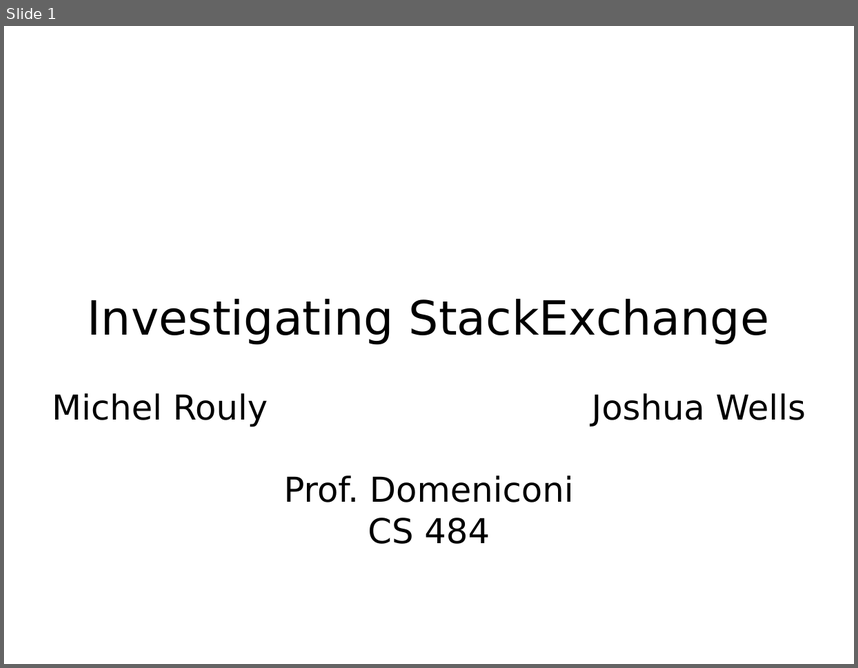
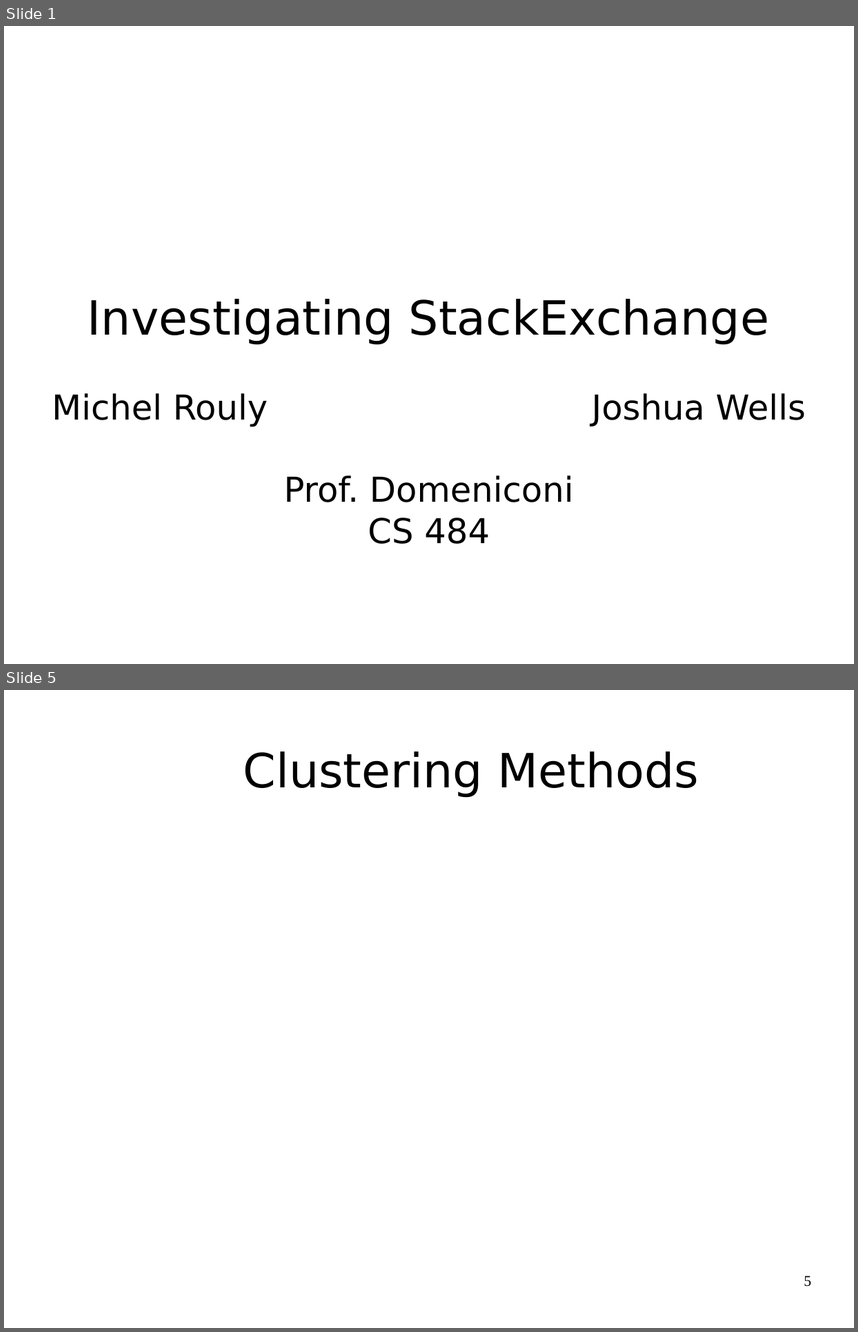
Before and after one commit to jrouly/stackmining, a slide deck: presentation/rouly_wells_presentation.odp. Shown one above the other, each under a label of ours: slide 1 before the commit, slides 1 and 5 after it; the slides between them are not shown. The pictures are 858x668 and 858x1332 pixels, drawn with LibreOffice and Linux fonts; fonts in the diff are those of the drawing; background and template pictures are left out. Boxes give left, top, right and bottom in pixels: in the first picture for what was removed or moved away, otherwise in the second. Text is boxed around its words. In the diff, an @@ line names an element or a change of style, - is before the commit and + after.

```diff
--- a/presentation/rouly_wells_presentation.odp
+++ b/presentation/rouly_wells_presentation.odp
@@ slide 5 added at <box>4,690,854,1328</box>, background #FFFFFF @@
@@ title added at <box>243,751,700,797</box>, 44 pt, text #000000 @@
+Clustering Methods
@@ page number added at <box>804,1275,811,1286</box>, 14 pt, text #000000 @@
+5
```
Also in this commit, not shown: 6 other slides added, 1 other file.
